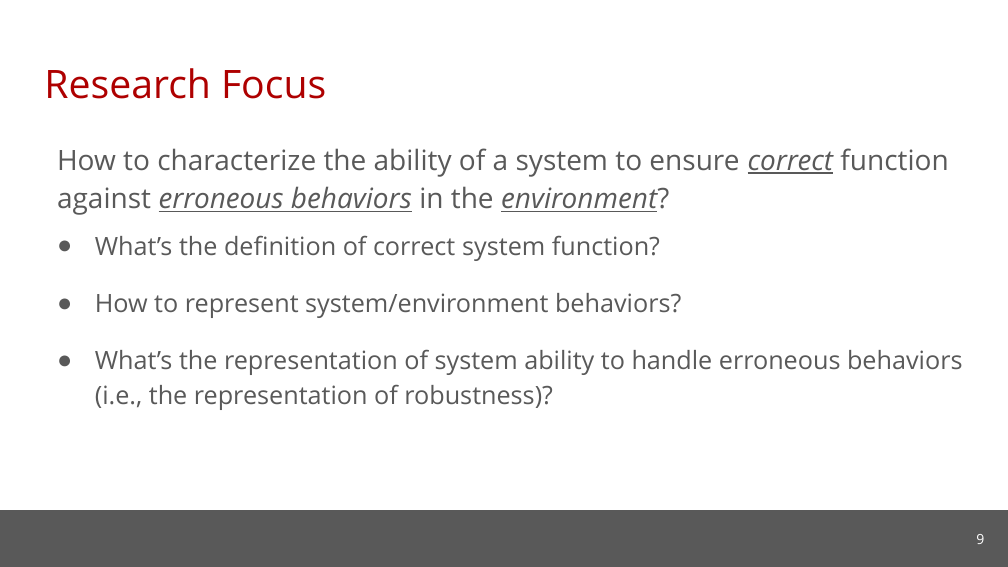
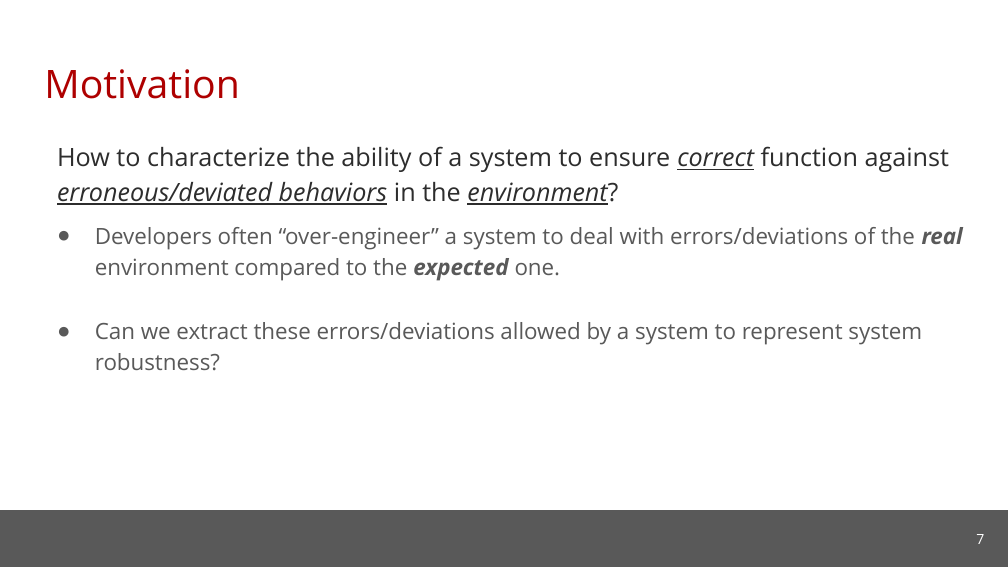
Before and after one commit to cmu-soda/Robustness, a slide deck: slide 7 of Robustness-SSSG.pptx (slide 9 before the commit). Drawn at 1008x567 pixels with LibreOffice and Linux fonts; fonts in the diff are those of the drawing; background and template pictures are left out. Boxes give left, top, right and bottom in pixels: in the first picture for what was removed or moved away, otherwise in the second. Text is boxed around its words. In the diff, an @@ line names an element or a change of style, - is before the commit and + after.

Commit message:
Update slides

```diff
--- a/Robustness-SSSG.pptx
+++ b/Robustness-SSSG.pptx
@@ title at <box>44,69,239,99</box>: text changed @@
-Research Focus
+Motivation
@@ text at <box>57,146,963,370</box>: text changed; size 18 to 16 pt @@
-How to characterize the ability of a system to ensure correct function against erroneous behaviors in the environment?
-● What’s the definition of correct system function?
-● How to represent system/environment behaviors?
-● What’s the representation of system ability to handle erroneous behaviors (i.e., the representation of robustness)?
+How to characterize the ability of a system to ensure correct function against erroneous/deviated behaviors in the environment?
+● Developers often “over-engineer” a system to deal with errors/deviations of the real environment compared to the expected one.
+● Can we extract these errors/deviations allowed by a system to represent system robustness?
@@ page number at <box>976,534,984,544</box>: text changed @@
-9
+7
```
Also in this commit, not shown: 18 other slides changed, 9 slides added, 13 slides removed.
